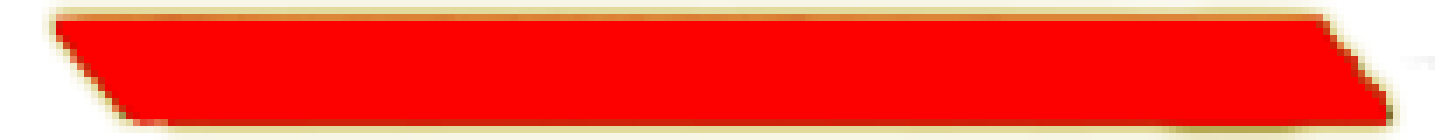
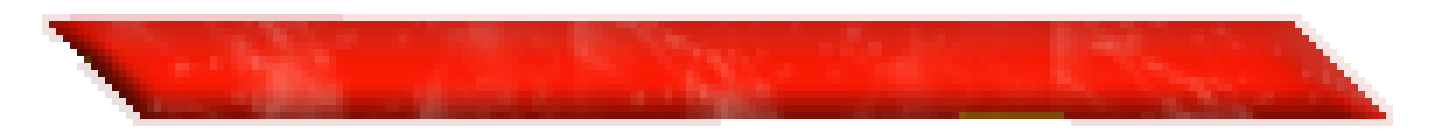
Two versions of the same layered image (w=1435, h=140). Layer-by-layer changes:
added group "Group 1" with 4 layers over (x1=42, y1=0, x2=1407, y2=133)
added layer "Layer 3" in group "Group 1" over (x1=105, y1=21, x2=1386, y2=119)
added layer "Layer 2" in group "Group 1" over (x1=42, y1=14, x2=1393, y2=126)
hid "Shape 1", moved it into group "Group 1", painted on it over (x1=42, y1=0, x2=1435, y2=140)
